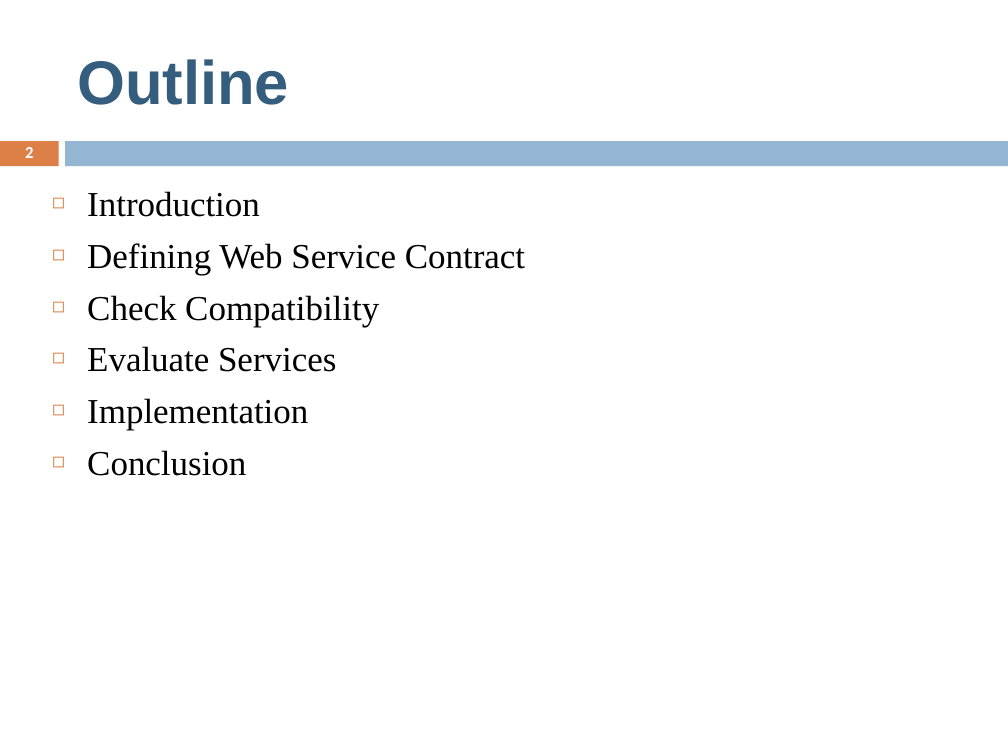
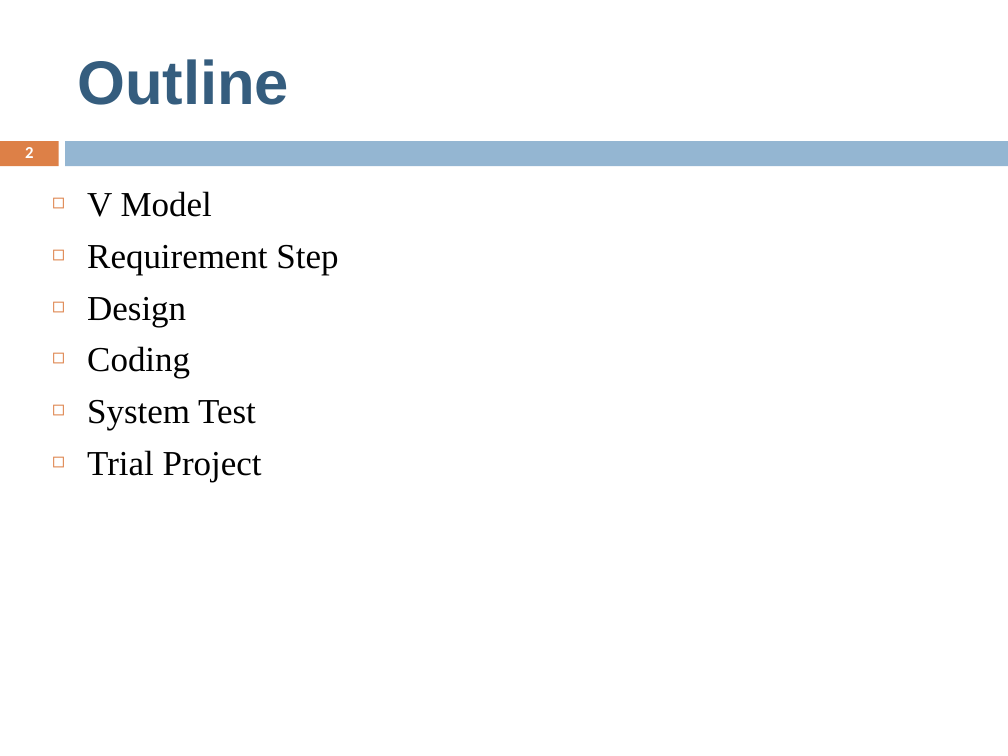
Before and after one commit to sontm/CommonMaterial, a slide deck: slide 2 of SWProcess/SWProcess.pptx. Drawn at 1008x756 pixels with LibreOffice and Linux fonts; fonts in the diff are those of the drawing. Boxes give left, top, right and bottom in pixels: in the first picture for what was removed or moved away, otherwise in the second. Text is boxed around its words. In the diff, an @@ line names an element or a change of style, - is before the commit and + after.

Commit message:
Update document, with QA and sample Test Spec

```diff
--- a/SWProcess/SWProcess.pptx
+++ b/SWProcess/SWProcess.pptx
@@ text at bbox=[87, 191, 338, 482]: text changed @@
-◻ Introduction
-◻ Defining Web Service Contract
-◻ Check Compatibility
-◻ Evaluate Services
-◻ Implementation
-◻ Conclusion
+◻ V Model
+◻ Requirement Step
+◻ Design
+◻ Coding
+◻ System Test
+◻ Trial Project
```
Also in this commit, not shown: 16 slides added, 2 slides removed, 2 other files.
